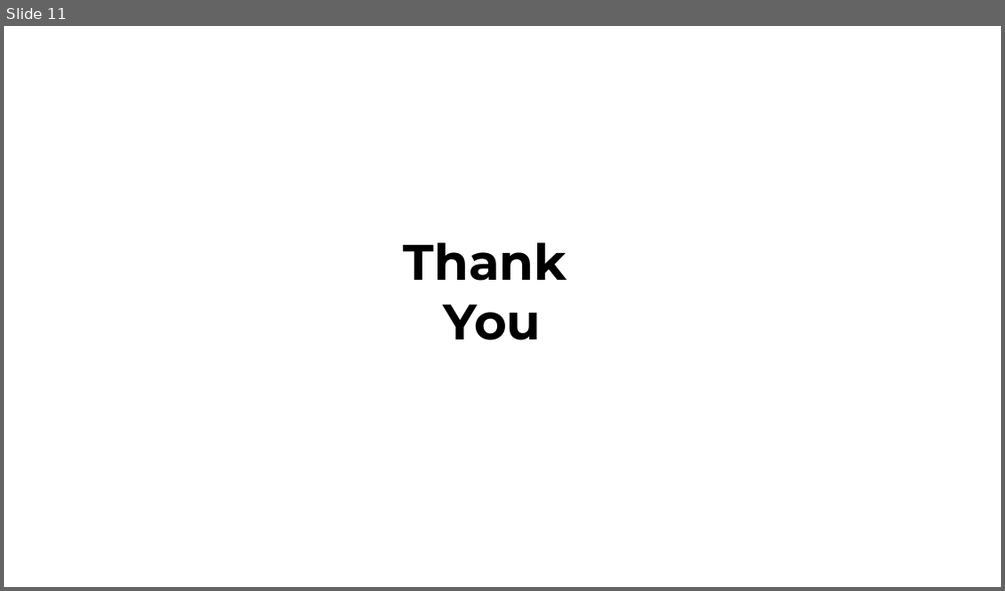
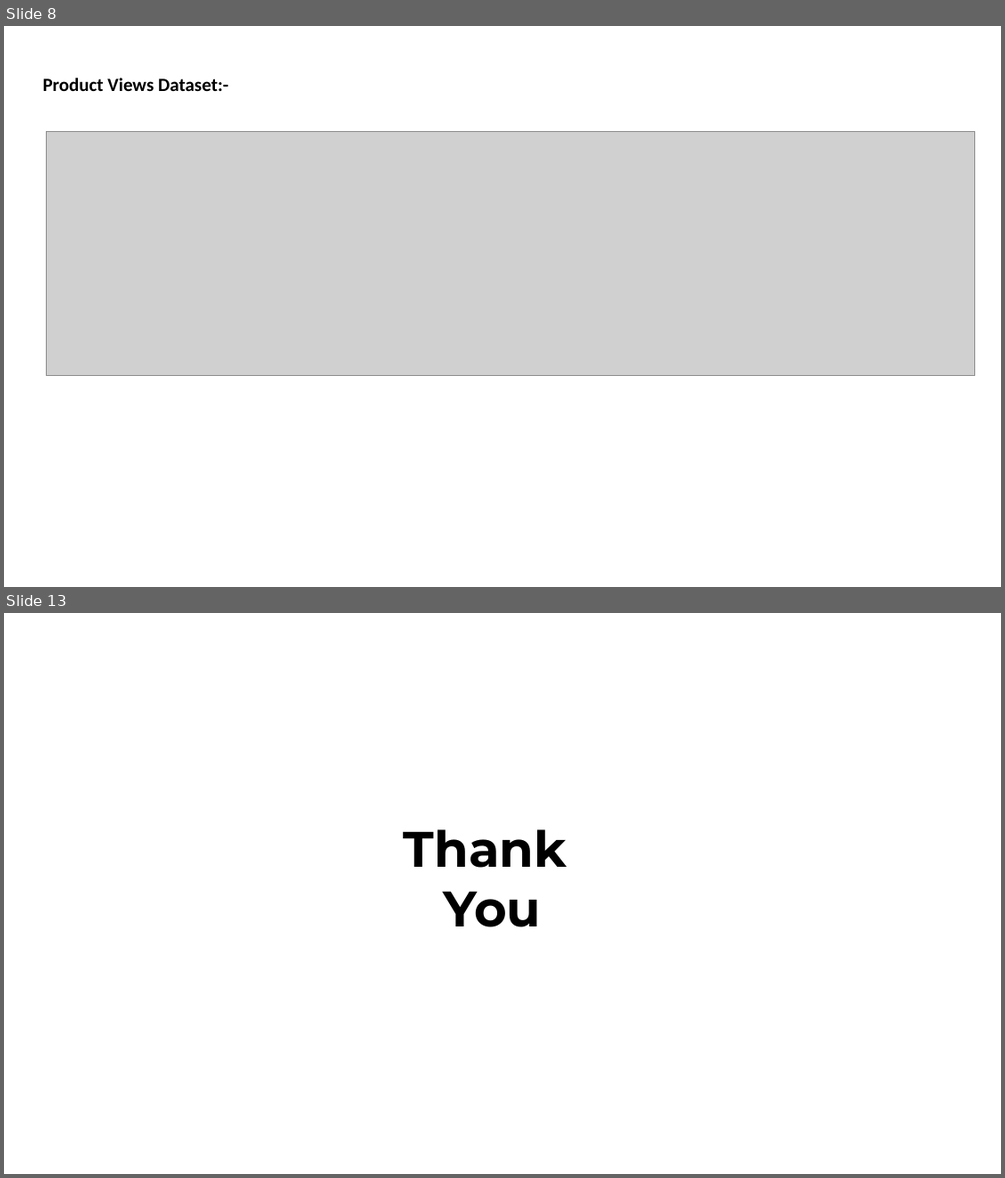
Before and after one commit to rushi0611/Real-Time-E-Commerce-Dashboard, a slide deck: Revised_Project_PPT.pptx. Shown one above the other, each under a label of ours: slide 11 before the commit, slides 8 and 13 after it; the slides between them are not shown. The pictures are 1005x591 and 1005x1178 pixels, drawn with LibreOffice and Linux fonts; fonts in the diff are those of the drawing; grey boxes stand for pictures. Boxes give left, top, right and bottom in pixels: in the first picture for what was removed or moved away, otherwise in the second. Text is boxed around its words. In the diff, an @@ line names an element or a change of style, - is before the commit and + after.

```diff
--- a/Revised_Project_PPT.pptx
+++ b/Revised_Project_PPT.pptx
@@ slide 8 added at (x1=4, y1=26, x2=1001, y2=587), background #FFFFFF @@
@@ text added at (x1=43, y1=78, x2=228, y2=91), 18 pt, text #000000, bold @@
+Product Views Dataset:-
@@ picture added at (x1=47, y1=131, x2=975, y2=375) @@
@@ what was slide 11 is now slide 13 @@
```
Also in this commit, not shown: 5 slides changed, 6 other slides added, 5 slides removed.
